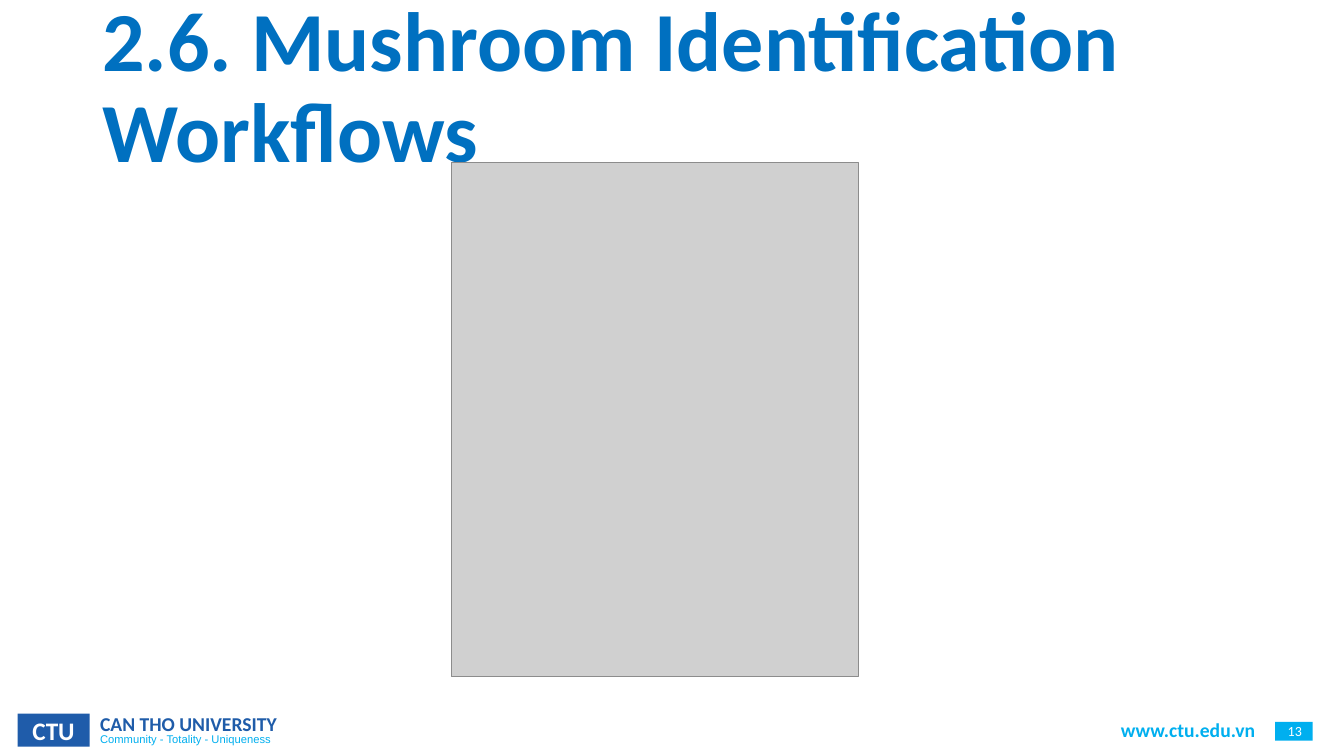
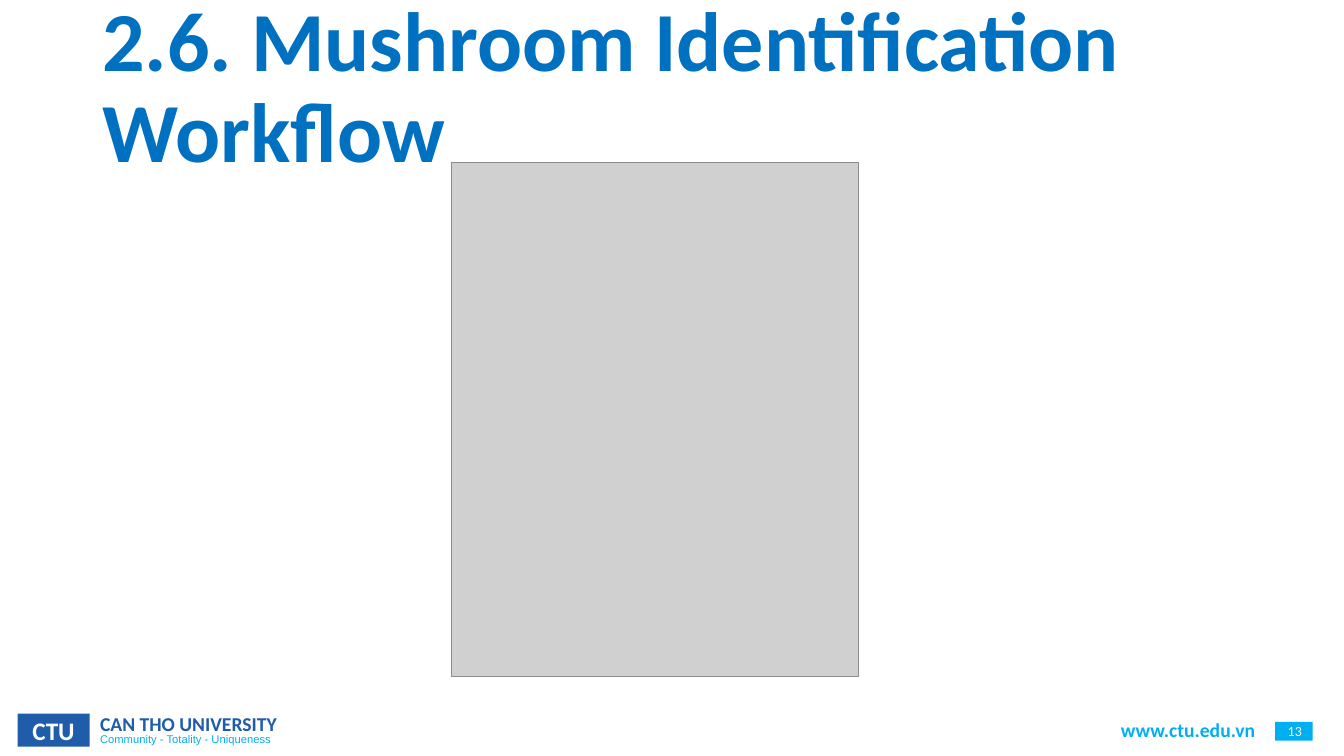
Before and after one commit to CommonHouseCat/fungiscan-mushroom-identifier, a slide deck: slide 13 of Báo cáo/GraduationThesis.pptx. Drawn at 1344x756 pixels with LibreOffice and Linux fonts; fonts in the diff are those of the drawing; grey boxes stand for pictures; background and template pictures are left out. Boxes give left, top, right and bottom in pixels: in the first picture for what was removed or moved away, otherwise in the second. Text is boxed around its words. In the diff, an @@ line names an element or a change of style, - is before the commit and + after.

```diff
--- a/Báo cáo/GraduationThesis.pptx
+++ b/Báo cáo/GraduationThesis.pptx
@@ title at (102,12,1119,163): text changed @@
-2.6. Mushroom Identification Workflows
+2.6. Mushroom Identification Workflow
```
Also in this commit, not shown: 9 other slides changed.
